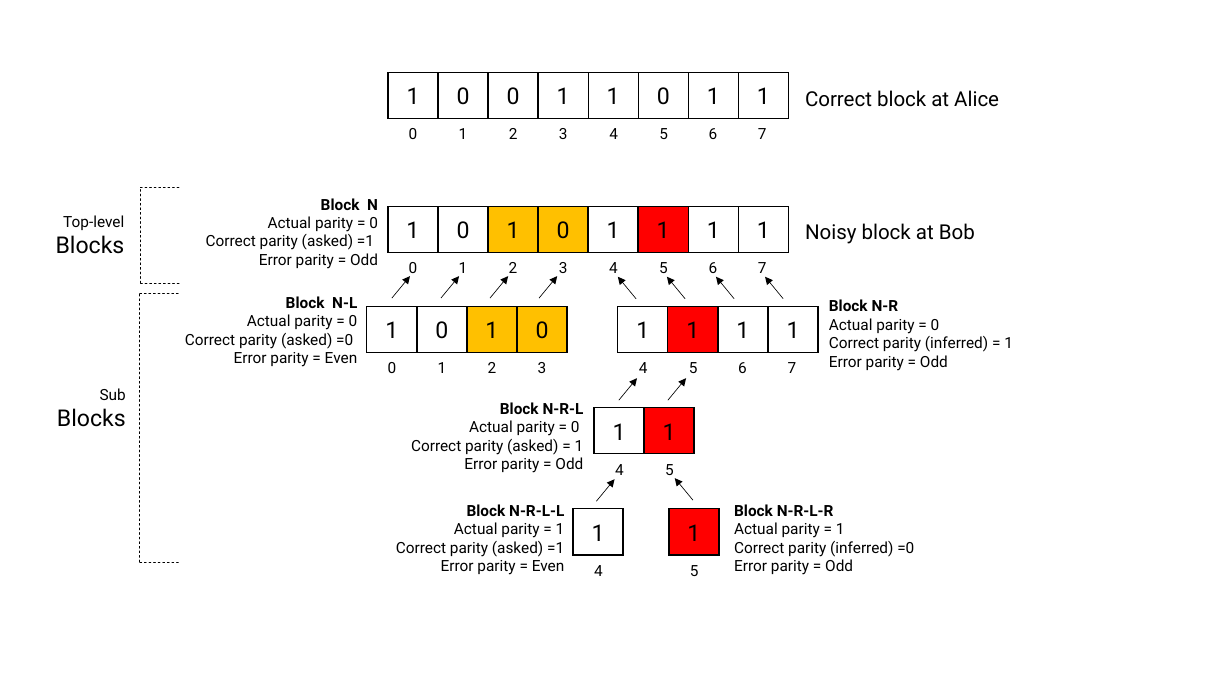
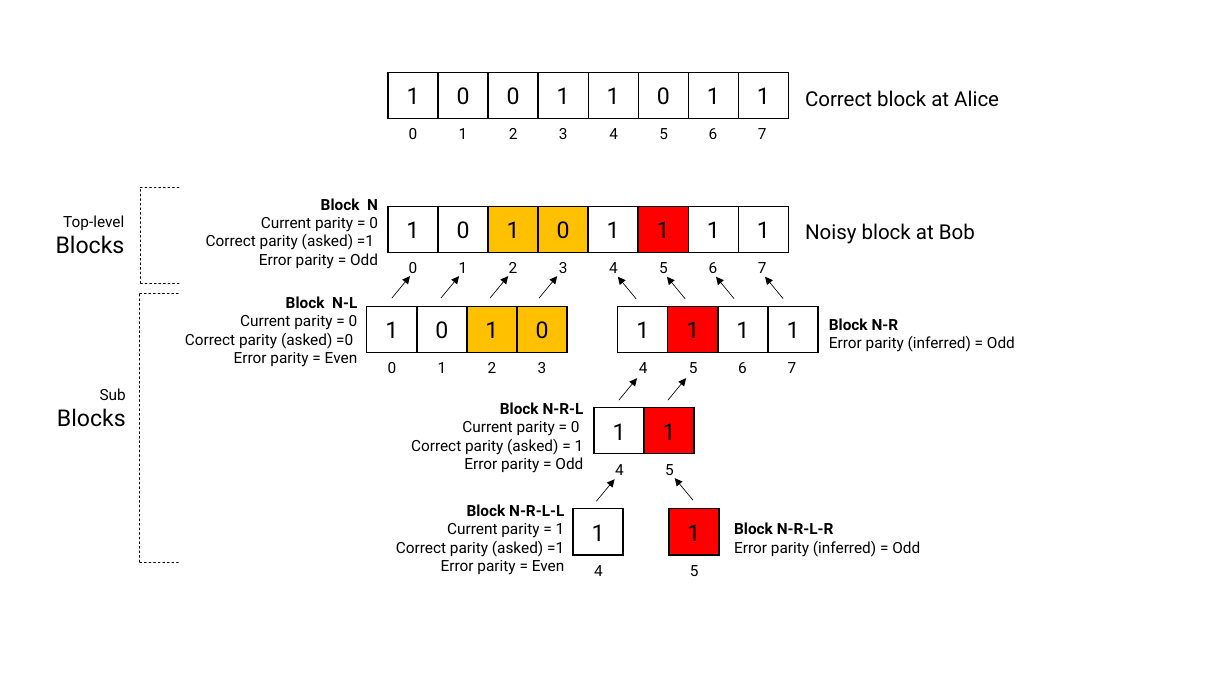
Before and after one commit to brunorijsman/cascade-python, a slide deck: slide 20 of docs/source/figures/figures.pptx. Drawn at 1232x693 pixels with LibreOffice and Linux fonts; fonts in the diff are those of the drawing. Boxes give left, top, right and bottom in pixels: in the first picture for what was removed or moved away, otherwise in the second. Text is boxed around its words. In the diff, an @@ line names an element or a change of style, - is before the commit and + after.

```diff
--- a/docs/source/figures/figures.pptx
+++ b/docs/source/figures/figures.pptx
@@ text at (261,217,378,232): text changed @@
-Actual parity = 0
+Current parity = 0
@@ text at (240,315,358,330): text changed @@
-Actual parity = 0
+Current parity = 0
@@ text at (829,336,1015,352): text changed @@
-Actual parity = 0
-Correct parity (inferred) = 1
-Error parity = Odd
+Error parity (inferred) = Odd
@@ text at (462,421,580,436): text changed @@
-Actual parity = 0
+Current parity = 0
@@ text at (447,523,565,538): text changed @@
-Actual parity = 1
+Current parity = 1
@@ text at (734,541,920,557): text changed @@
-Actual parity = 1
-Correct parity (inferred) =0
-Error parity = Odd
+Error parity (inferred) = Odd
```
Also in this commit, not shown: 2 other files.
